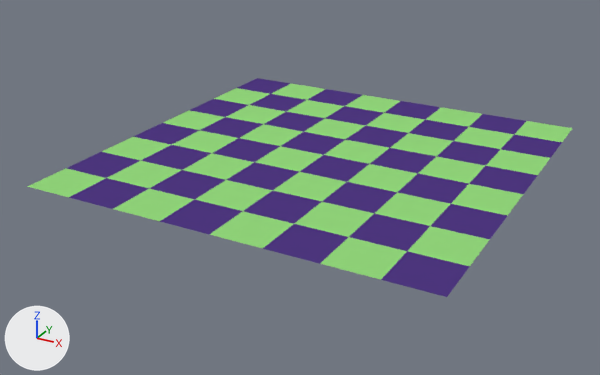
The Blender file blender/grid.blend, before and after one commit.
Before and after are seen from a 50 mm lens placed at (14.1, -27.6, 12.1), pointed at (-0.6, -0.9, -1.2). Arrows for +X, +Y and +Z are at lower left; the lights stay in place.
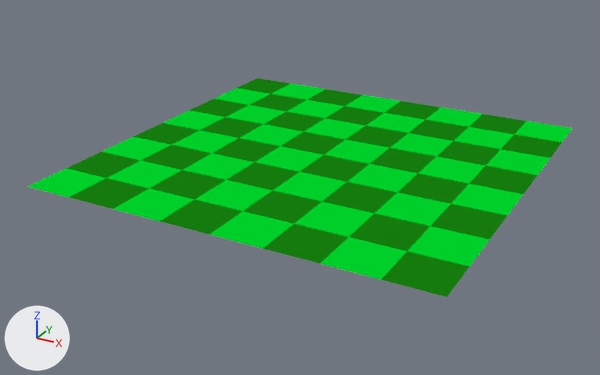
What changed in the scene script:
```text
Change mat_grid_altcolor:
    mat_grid_altcolor.base_color: (0.0785, 0.0389, 0.22) -> (0.00826, 0.22, 0.00454)  # purple #4f3881 -> green #16810e
Change mat_grid_color:
    mat_grid_color.base_color: (0.294, 0.686, 0.201) -> (0.0, 0.686, 0.0245)  # green #94d87c -> green #00d82b
```

Changed parts and their boxes (x1, y1, x2, y2) in the pictures (600 x 375 px):
'Grid', recoloured
    both: (27, 78, 573, 297)
